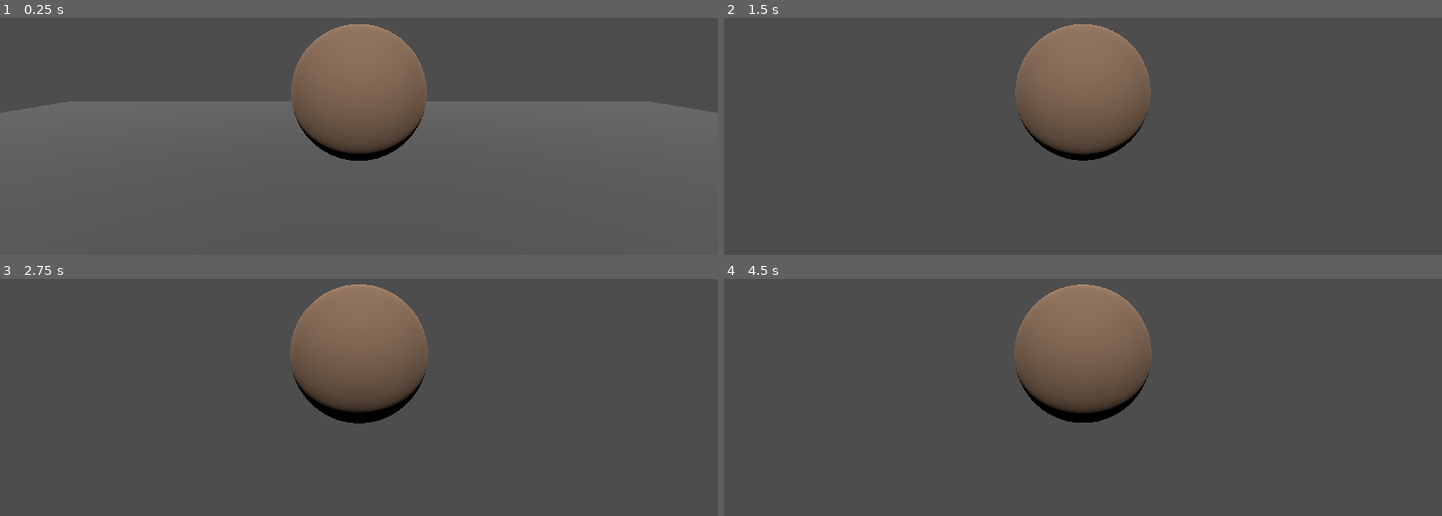
Above: before the commit, frames 1-4 (two rows, left to right).
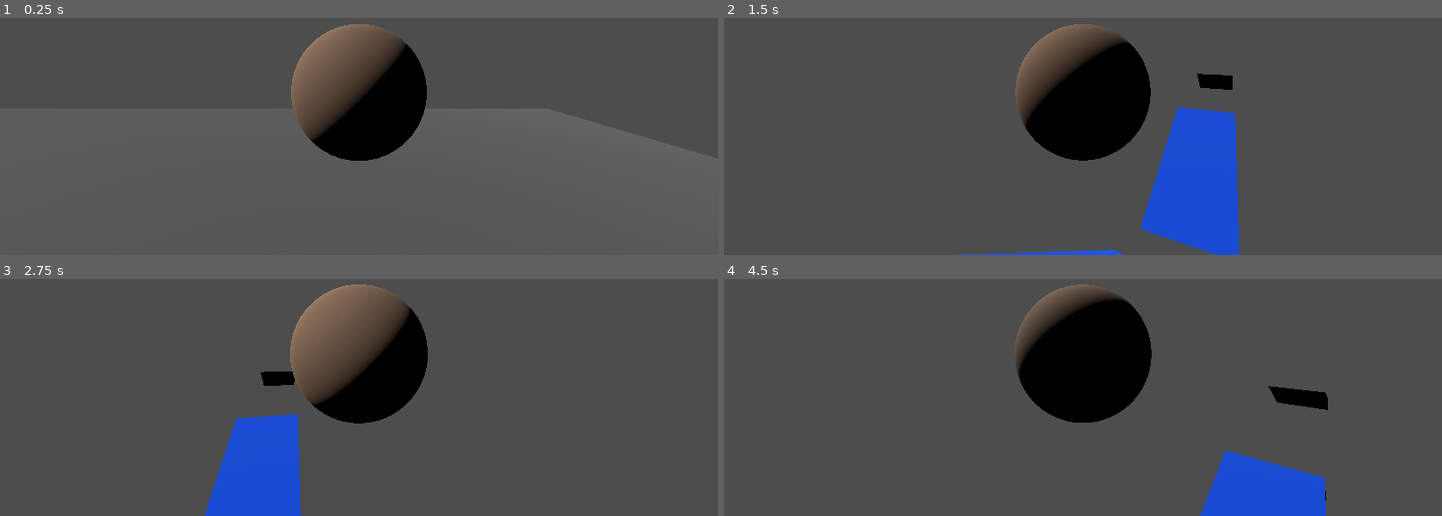
Above: after the commit, the same moments.

Repository: retro-dev-chuck/sk8terboiiii
Game: Godot game, scene res://Game/Sc_Game.tscn
Two runs of this game, one before a commit and one after it. Both use one fixed random seed, a clock stepped at 60 frames per second and the inputs below.
Inputs (mouse positions are in pixels of both pictures, inside the frame that each line leads up to):
- Up to frame 1 (0.25 s): no input
- Up to frame 2 (1.5 s): move the mouse to (1118, 51) at 0.52 s; hold W (Up) from 0.53 s (still down); tap Space (Jump) at 0.6, 0.77, 1.07, 1.35 s; move the mouse to (1047, 55) at 1.27 s
- Up to frame 3 (2.75 s): keep holding W (Up); tap Space (Jump) at 1.52, 1.82, 2.1 s; move the mouse to (373, 307) at 2.02 s
- Up to frame 4 (4.5 s): keep holding W (Up); move the mouse to (1075, 321) at 2.77 s; tap Space (Jump) at 2.85, 3.02, 3.32, 3.6, 3.77, 4.07, 4.35 s; tap Enter at 3.5 s; move the mouse to (1133, 319) at 3.52 s; move the mouse to (1025, 309) at 4.27 s

The runs differ from the first frame. In frame 1, 9.6% of the frame differs, in the area x 4-100%, y 2-58%; in frame 2, 15%, in the area x 32-72%, y 2-100%; in frame 3, 11%; in frame 4, 12%.

Commit message:
Movement with acceleration, but not as intended

Diff:
--- a/CoolPlayer/CoolPlayer.gd
+++ b/CoolPlayer/CoolPlayer.gd
@@ -3,11 +3,16 @@
 @export var max_rotation_y: float = 75
 
 @export var speed: float = 5.0
-@export var minimum_speed: float = 1
+@export var slide_steer_speed: float = 1
 @export var jump_velocity: float = 4.5
 
 @export var pivot: Node3D
+@export var groundcast: ShapeCast3D
 @export var sensitivity: float = 0.5
+
+var isSurfing: bool = false
+var input_dir: Vector2 = Vector2.ZERO
+var direction: Vector3 = Vector3.ZERO
 
 func _ready() -> void:
 	Input.mouse_mode = Input.MOUSE_MODE_CAPTURED
@@ -25,16 +30,50 @@
 	if not is_on_floor():
 		velocity += get_gravity() * delta
 
+	input_dir = Input.get_vector("Left", "Right", "Up", "Down")
+
+	_handle_slide(delta, velocity)
+	_handle_ground_movement(delta, velocity)
+
+	move_and_slide()
+
+func _handle_slide(delta: float, vel: Vector3) -> void:
+	if(is_on_wall_only() and get_slide_collision_count() > 0 and groundcast.get_collider(0)):
+		var col: KinematicCollision3D = get_slide_collision(0)
+		var col_angle: float = rad_to_deg(col.get_angle())
+		isSurfing = col_angle < 90 - wall_min_slide_angle and col_angle > floor_max_angle
+	else:
+		isSurfing = false
+
+	if isSurfing:
+		direction = (transform.basis * Vector3(0, 0, input_dir.y)).normalized()
+		var old_length: float = velocity.length()
+		for i in range(get_slide_collision_count()):
+			var col = get_slide_collision(i)
+			velocity = velocity.slide(col.get_normal())
+		if velocity.length() < old_length:
+			velocity = velocity.normalized() * old_length
+		var steer_force: float = 5.0
+		if direction != Vector3.ZERO:
+			velocity += direction.normalized() * steer_force * delta
+
+	if Input.is_action_just_pressed("Jump"):
+		var horizontal_vel: Vector3 = velocity
+		horizontal_vel.y = 0.0
+		velocity = horizontal_vel
+		velocity.y = jump_velocity
+
+func _handle_ground_movement(delta: float, vel: Vector3) -> void:
 	if Input.is_action_just_pressed("Jump") and is_on_floor():
 		velocity.y = jump_velocity
-
-	var input_dir := Input.get_vector("Left", "Right", "Up", "Down")
-	var direction := (transform.basis * Vector3(input_dir.x, 0, input_dir.y)).normalized()
-	if direction:
-		velocity.x = direction.x * speed
-		velocity.z = direction.z * speed
+	if isSurfing:
+		return
+	direction = (transform.basis * Vector3(input_dir.x, 0, input_dir.y)).normalized()
+	var ground_acceleration: float = 10.0
+	if direction != Vector3.ZERO:
+		var target_velocity: Vector3 = direction * speed
+		velocity.x = move_toward(velocity.x, target_velocity.x, ground_acceleration * delta)
+		velocity.z = move_toward(velocity.z, target_velocity.z, ground_acceleration * delta)
 	else:
-		velocity.x = move_toward(velocity.x, 0, speed)
-		velocity.z = move_toward(velocity.z, 0, speed)
-
-	move_and_slide()
+		velocity.x = move_toward(velocity.x, 0, ground_acceleration * delta)
+		velocity.z = move_toward(velocity.z, 0, ground_acceleration * delta)
--- a/CoolPlayer/Pre_CoolPlayer.tscn
+++ b/CoolPlayer/Pre_CoolPlayer.tscn
@@ -1,6 +1,9 @@
-[gd_scene load_steps=6 format=3 uid="uid://bwmepum2xna3u"]
+[gd_scene load_steps=7 format=3 uid="uid://bwmepum2xna3u"]
 
 [ext_resource type="Script" uid="uid://cl0nol733ky2c" path="res://CoolPlayer/CoolPlayer.gd" id="1_e6h3x"]
+
+[sub_resource type="SphereShape3D" id="SphereShape3D_e6h3x"]
+radius = 0.3
 
 [sub_resource type="SphereMesh" id="SphereMesh_kac4w"]
 
@@ -14,13 +17,22 @@
 radius = 0.1
 height = 0.2
 
-[node name="CoolPlayer" type="CharacterBody3D" node_paths=PackedStringArray("pivot")]
+[node name="CoolPlayer" type="CharacterBody3D" node_paths=PackedStringArray("pivot", "groundcast")]
 axis_lock_angular_x = true
 axis_lock_angular_y = true
 axis_lock_angular_z = true
+floor_stop_on_slope = false
+floor_max_angle = 0.244346
 script = ExtResource("1_e6h3x")
+speed = 10.0
+jump_velocity = 6.0
 pivot = NodePath("CameraOrigin")
+groundcast = NodePath("GroundCast")
 metadata/_custom_type_script = "uid://cl0nol733ky2c"
+
+[node name="GroundCast" type="ShapeCast3D" parent="."]
+transform = Transform3D(1, 0, 0, 0, 1, 0, 0, 0, 1, 0, 0.674715, 0)
+shape = SubResource("SphereShape3D_e6h3x")
 
 [node name="Visual" type="MeshInstance3D" parent="."]
 mesh = SubResource("SphereMesh_kac4w")
--- a/Game/Sc_Game.tscn
+++ b/Game/Sc_Game.tscn
@@ -26,6 +26,9 @@
 
 [node name="Game" type="Node3D"]
 
+[node name="DirectionalLight3D" type="DirectionalLight3D" parent="."]
+transform = Transform3D(-3.09086e-08, 0.707107, -0.707107, 3.09086e-08, 0.707107, 0.707107, 1, 0, -4.37114e-08, 2.44475, 5.85689, 0)
+
 [node name="TestGround" type="MeshInstance3D" parent="."]
 mesh = SubResource("BoxMesh_ci11m")
 surface_material_override/0 = SubResource("StandardMaterial3D_pa8ys")
@@ -36,10 +39,9 @@
 shape = SubResource("BoxShape3D_t8k4y")
 
 [node name="CoolPlayer" parent="." instance=ExtResource("1_t8k4y")]
-transform = Transform3D(-4.37114e-08, 0, -1, 0, 1, 0, 1, 0, -4.37114e-08, 2.44475, 0.937027, 0)
-
-[node name="DirectionalLight3D" type="DirectionalLight3D" parent="CoolPlayer"]
-transform = Transform3D(1, -3.09086e-08, -1.28028e-08, 3.09086e-08, 0.707107, 0.707107, -1.28028e-08, -0.707107, 0.707107, 0, 4.91987, 0)
+transform = Transform3D(1, 0, 0, 0, 1, 0, 0, 0, 1, 2.44475, 0.937027, -3.45203)
+input_ray_pickable = false
+floor_max_angle = 0.261799
 
 [node name="Ramp1" type="StaticBody3D" parent="."]
 transform = Transform3D(0.581058, 0.813862, 0, -0.813862, 0.581058, 0, 0, 0, 1, -0.175791, -0.232983, 0)
@@ -50,6 +52,39 @@
 surface_material_override/0 = SubResource("StandardMaterial3D_v3iej")
 
 [node name="CollisionShape3D" type="CollisionShape3D" parent="Ramp1"]
+shape = SubResource("ConcavePolygonShape3D_s8n1p")
+
+[node name="Ramp3" type="StaticBody3D" parent="."]
+transform = Transform3D(-4.19942e-07, -2.0635e-07, 18.3985, 9.2865, -4.79906, -2.79067e-07, 13.6796, 3.25789, 7.54254e-07, -0.0557402, -17.2263, -22.917)
+
+[node name="MeshInstance3D" type="MeshInstance3D" parent="Ramp3"]
+mesh = SubResource("PrismMesh_ekh0v")
+skeleton = NodePath("../..")
+surface_material_override/0 = SubResource("StandardMaterial3D_v3iej")
+
+[node name="CollisionShape3D" type="CollisionShape3D" parent="Ramp3"]
+shape = SubResource("ConcavePolygonShape3D_s8n1p")
+
+[node name="Ramp4" type="StaticBody3D" parent="."]
+transform = Transform3D(6.79134e-07, -8.67171e-08, 18.3985, -5.65492, -5.4506, 0, 15.5368, -1.98386, -8.04225e-07, -0.175791, -29.3268, -85.1537)
+
+[node name="MeshInstance3D" type="MeshInstance3D" parent="Ramp4"]
+mesh = SubResource("PrismMesh_ekh0v")
+skeleton = NodePath("../..")
+surface_material_override/0 = SubResource("StandardMaterial3D_v3iej")
+
+[node name="CollisionShape3D" type="CollisionShape3D" parent="Ramp4"]
+shape = SubResource("ConcavePolygonShape3D_s8n1p")
+
+[node name="Ramp5" type="StaticBody3D" parent="."]
+transform = Transform3D(-4.19942e-07, -2.0635e-07, 18.3985, 3.81709, -5.64371, -5.28963e-07, 16.0872, 1.33911, 6.05786e-07, -0.175791, -20.3647, -196.724)
+
+[node name="MeshInstance3D" type="MeshInstance3D" parent="Ramp5"]
+mesh = SubResource("PrismMesh_ekh0v")
+skeleton = NodePath("../..")
+surface_material_override/0 = SubResource("StandardMaterial3D_v3iej")
+
+[node name="CollisionShape3D" type="CollisionShape3D" parent="Ramp5"]
 shape = SubResource("ConcavePolygonShape3D_s8n1p")
 
 [node name="Ramp2" type="StaticBody3D" parent="."]
--- a/project.godot
+++ b/project.godot
@@ -59,6 +59,10 @@
 ]
 }
 
+[physics]
+
+3d/default_gravity=20.0
+
 [rendering]
 
 renderer/rendering_method="gl_compatibility"
